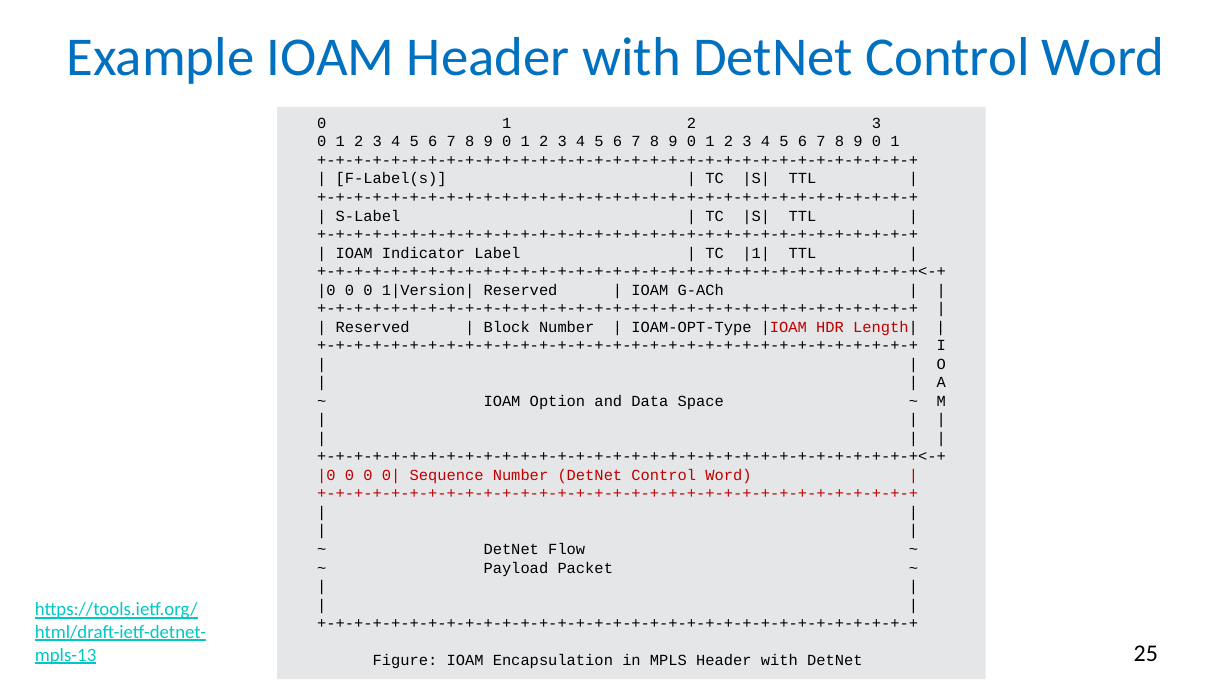
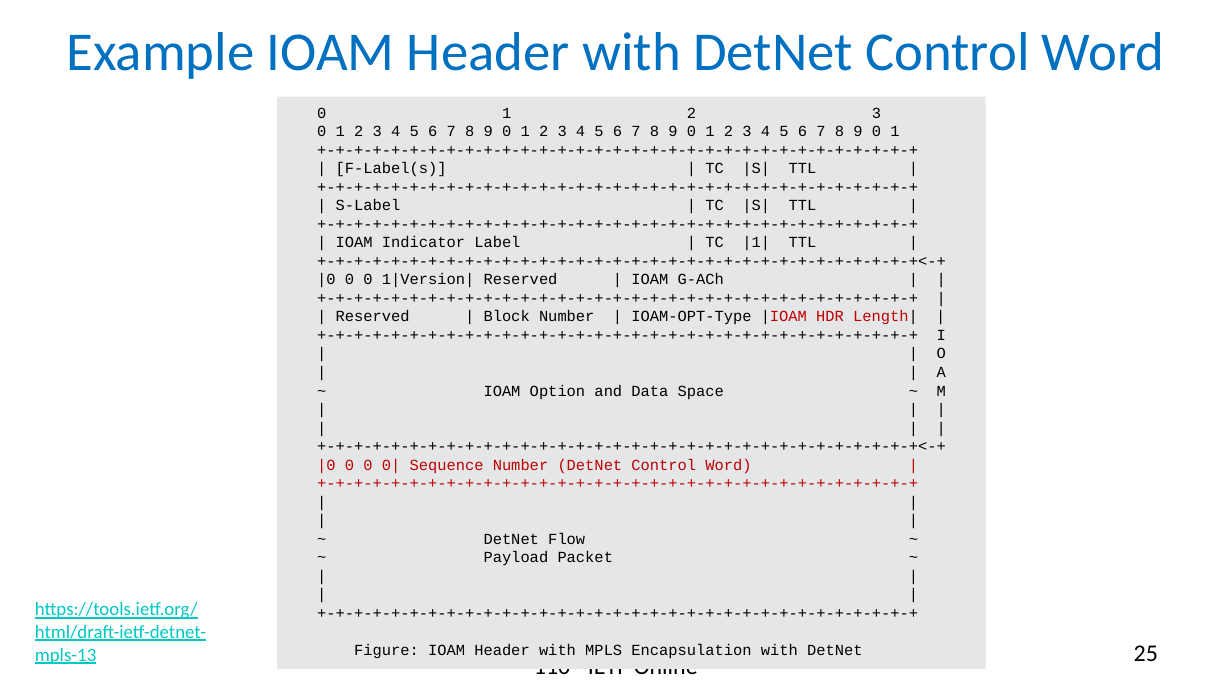
Before and after one commit to rakgandhi/ietf-slides, a slide deck: slide 25 of draft-gandhi-mpls-ioam-sr-05.pptx. Drawn at 1232x693 pixels with LibreOffice and Linux fonts; fonts in the diff are those of the drawing. Boxes give left, top, right and bottom in pixels: in the first picture for what was removed or moved away, otherwise in the second. Text is boxed around its words. In the diff, an @@ line names an element or a change of style, - is before the commit and + after.

```diff
--- a/draft-gandhi-mpls-ioam-sr-05.pptx
+++ b/draft-gandhi-mpls-ioam-sr-05.pptx
@@ title "Example IOAM Header with DetNet ..." moved from (x1=66, y1=37, x2=1164, y2=84) to (x1=66, y1=32, x2=1164, y2=79) @@
@@ rectangle "0 1 2 3" moved from (x1=277, y1=107, x2=986, y2=679) to (x1=277, y1=96, x2=986, y2=668) @@
@@ text in rectangle at (x1=354, y1=644, x2=863, y2=659): text changed @@
-Figure: IOAM Encapsulation in MPLS Header with DetNet
+Figure: IOAM Header with MPLS Encapsulation with DetNet
```
Also in this commit, not shown: 13 other slides changed, 1 other file.
